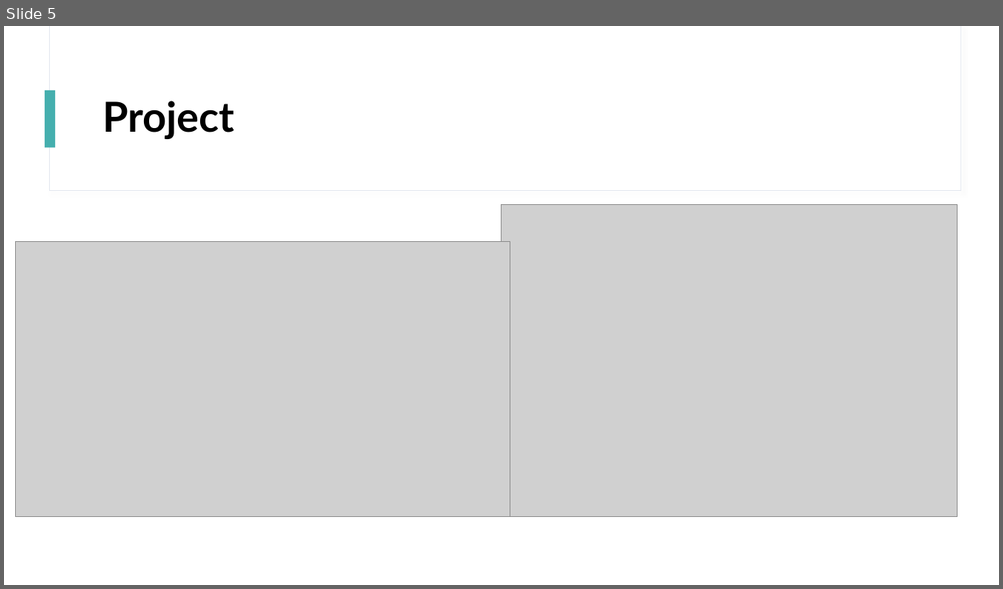
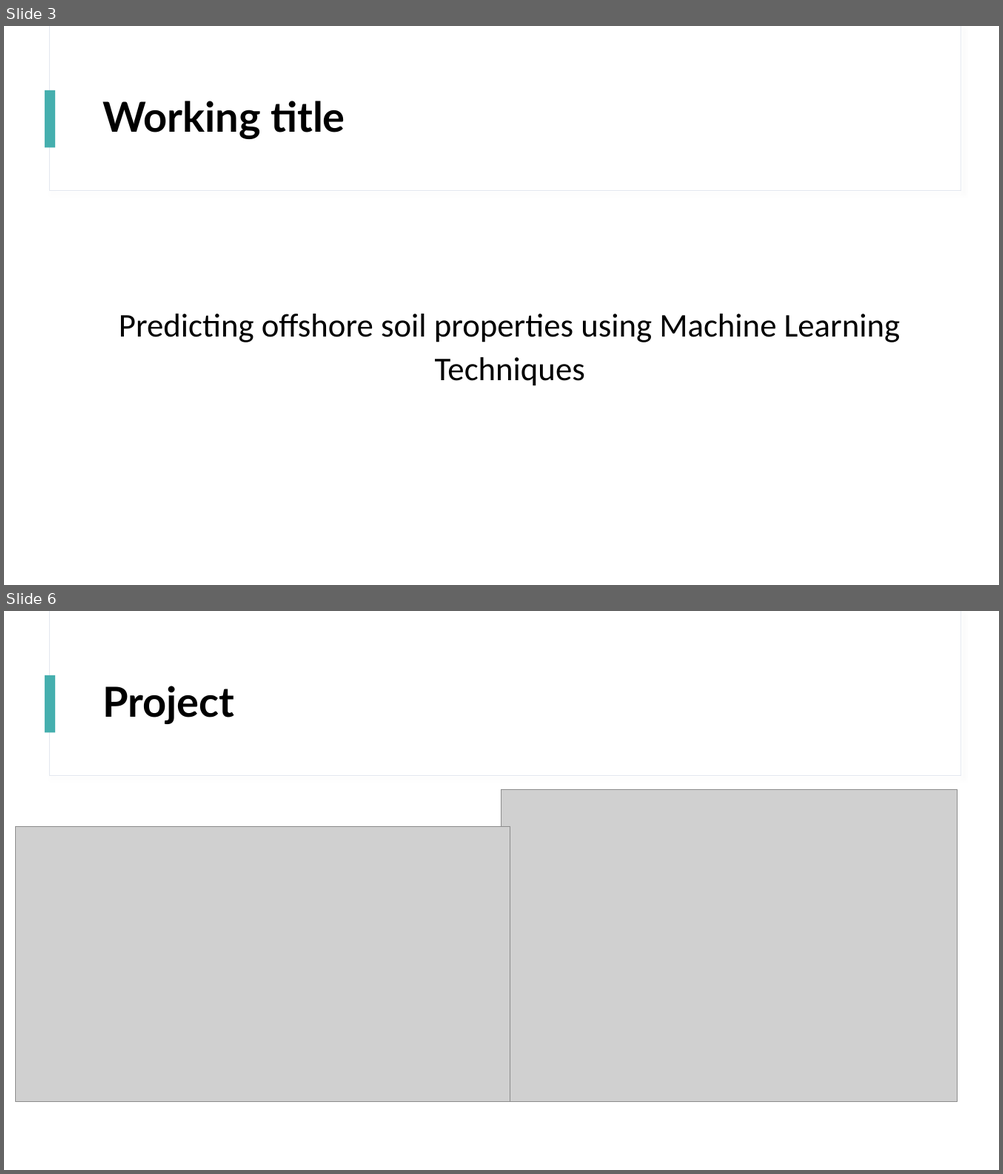
Before and after one commit to sjurmsc/MSC2023, a slide deck: Meeting Presentations/01.09.2022_Meeting.pptx. Shown one above the other, each under a label of ours: slide 5 before the commit, slides 3 and 6 after it; the slides between them are not shown. The pictures are 1003x589 and 1003x1174 pixels, drawn with LibreOffice and Linux fonts; fonts in the diff are those of the drawing; grey boxes stand for pictures. Boxes give left, top, right and bottom in pixels: in the first picture for what was removed or moved away, otherwise in the second. Text is boxed around its words. In the diff, an @@ line names an element or a change of style, - is before the commit and + after.

```diff
--- a/Meeting Presentations/01.09.2022_Meeting.pptx
+++ b/Meeting Presentations/01.09.2022_Meeting.pptx
@@ slide 3 added at (4,26,999,585), background #FFFFFF; not listed: 3 template elements that a slide beside it also shows @@
@@ title added at (102,101,345,139), 40 pt, text #000000, bold @@
+Working title
@@ text added at (119,314,899,386), 32 pt, text #000000 @@
+Predicting offshore soil properties using Machine Learning Techniques
@@ what was slide 5 is now slide 6 @@
```
Also in this commit, not shown: 10 slides changed, 3 other slides added.
